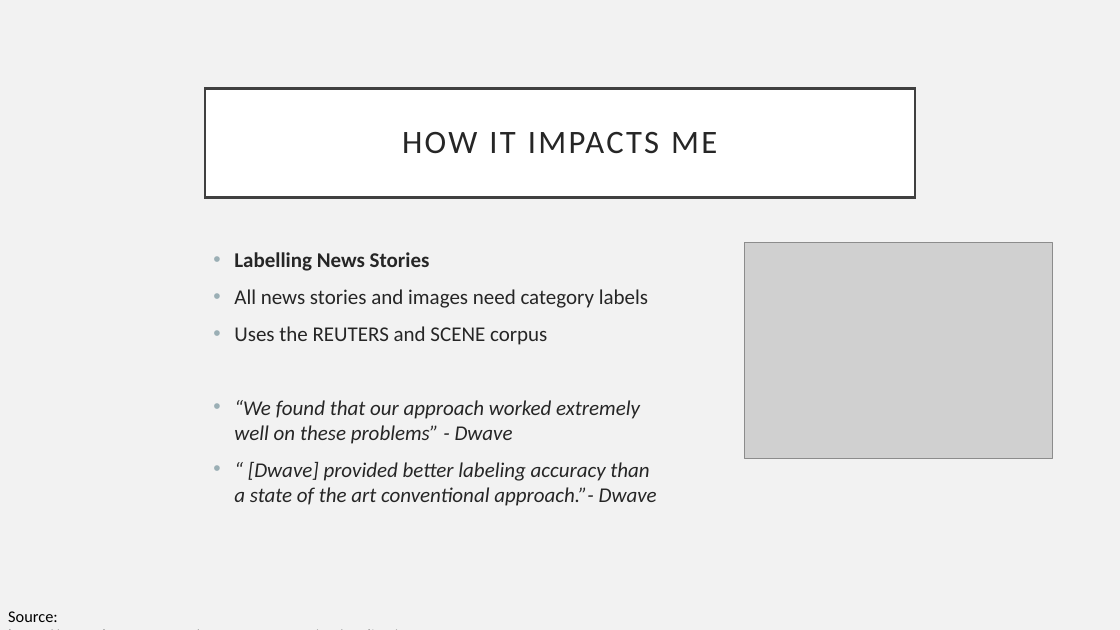
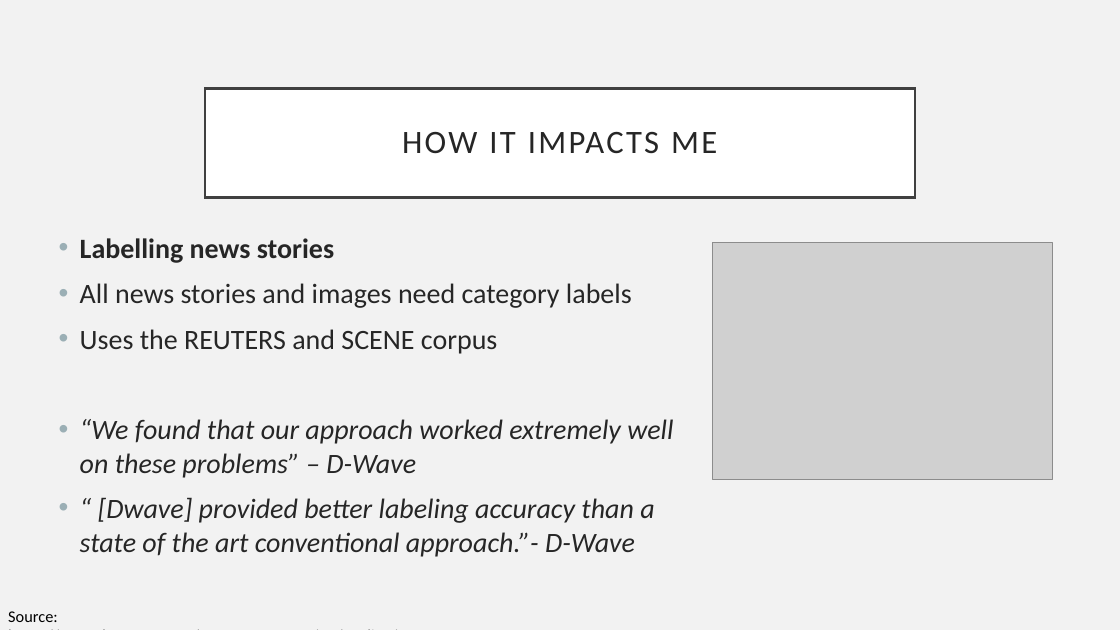
Before and after one commit to 446163/work, a slide deck: slide 5 of Daniel Easteals Quantum Computing.pptx. Drawn at 1120x630 pixels with LibreOffice and Linux fonts; fonts in the diff are those of the drawing; grey boxes stand for pictures. Boxes give left, top, right and bottom in pixels: in the first picture for what was removed or moved away, otherwise in the second. Text is boxed around its words. In the diff, an @@ line names an element or a change of style, - is before the commit and + after.

```diff
--- a/Daniel Easteals Quantum Computing.pptx
+++ b/Daniel Easteals Quantum Computing.pptx
@@ text "Labelling news stories": place and size @@
-text "Labelling news stories" at <box>234,252,657,506</box>
+text "Labelling news stories" at <box>80,238,673,557</box>
@@ text at <box>80,238,334,263</box>: text changed; size 18 to 24 pt @@
-• Labelling News Stories
+• Labelling news stories
@@ picture: place and size @@
-picture at <box>744,242,1053,458</box>
+picture at <box>713,242,1053,480</box>
@@ text at <box>80,283,632,354</box>: size 18 to 24 pt in "All news stories and images need category ...", "Uses the REUTERS and SCENE corpus" @@
@@ text at <box>80,419,673,557</box>: text changed; size 18 to 24 pt @@
-• “We found that our approach worked extremely well on these problems” - Dwave
-• “ [Dwave] provided better labeling accuracy than a state of the art conventional approach.”- Dwave
+• “We found that our approach worked extremely well on these problems” – D-Wave
+• “ [Dwave] provided better labeling accuracy than a state of the art conventional approach.”- D-Wave
```
Also in this commit, not shown: 6 other slides changed, 1 slide added.
